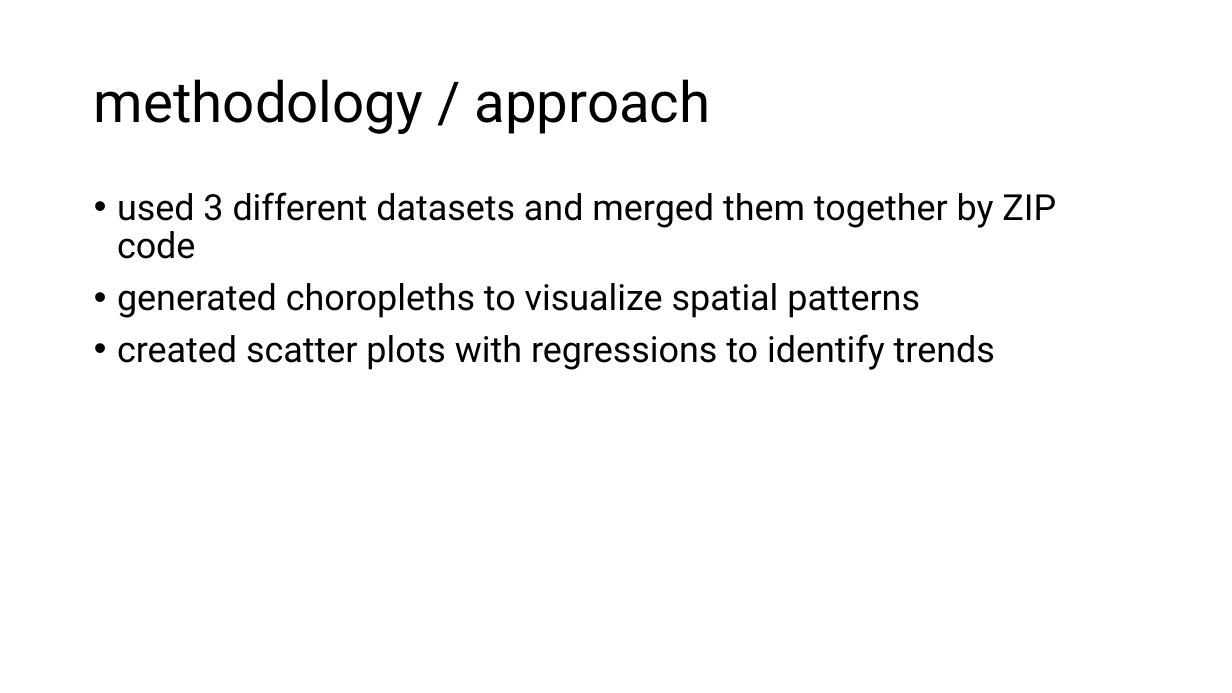
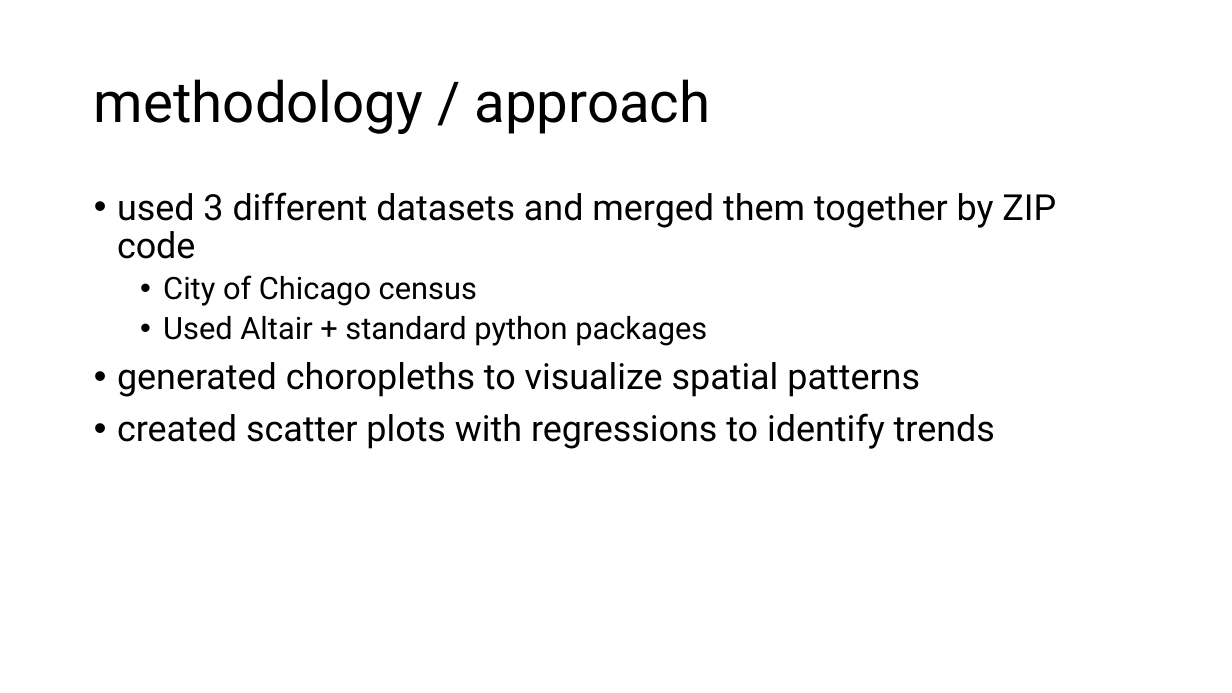
Before and after one commit to dhirpalshah/MPCS56430FinalProject, a slide deck: slide 4 of DhirpalShah_FinalPresentation.pptx. Drawn at 1232x693 pixels with LibreOffice and Linux fonts; fonts in the diff are those of the drawing. Boxes give left, top, right and bottom in pixels: in the first picture for what was removed or moved away, otherwise in the second. Text is boxed around its words. In the diff, an @@ line names an element or a change of style, - is before the commit and + after.

```diff
--- a/DhirpalShah_FinalPresentation.pptx
+++ b/DhirpalShah_FinalPresentation.pptx
@@ text at (163, 275, 707, 346): paragraphs added @@
+  • City of Chicago census
+  • Used Altair + standard python packages
```
Also in this commit, not shown: 1 other slide changed, 1 slide added.
